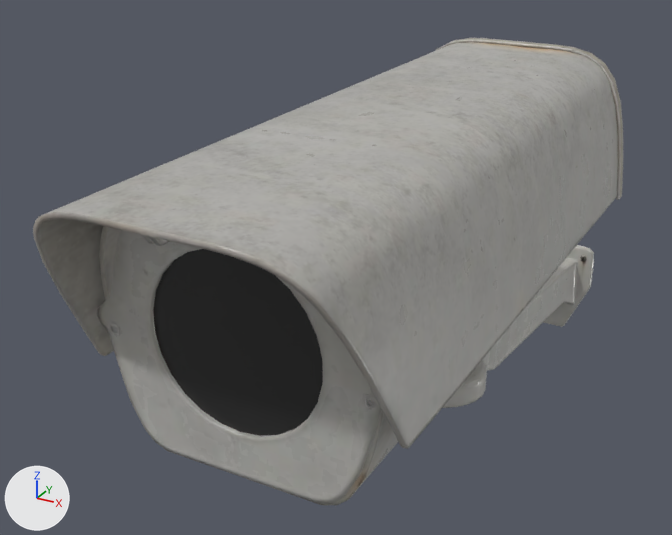
A saved change to the glTF model mcd-sim/public/assets/models/security_camera_01.glb.
Camera for both pictures: a 50 mm camera at (0.212, -0.493, 0.382) aimed at (-0.06, 0.002, 0.135). The lights are fixed; the arrows at lower left show +X, +Y and +Z. The first picture is the older version. Vertices at exactly the same position are counted once.

Before the edit, the objects in view are built like this:
```python
me_security_camera_001 = bpy.data.meshes.new('security_camera.001')
me_security_camera_001.from_pydata(...)  # 7236 vertices, 13571 faces; spans x -0.085..0.085, y -0.25..0.303, z -0.025..0.261
# faces by material slot: [13569, 2]
me_security_camera_001.materials.append(mat_security_camera_01)
me_security_camera_001.materials.append(mat_security_camera_01_glass)
ob_security_camera_01 = bpy.data.objects.new('security_camera_01', me_security_camera_001)
ob_security_camera_01.location = (0.0, 0.0, 0.0)
```
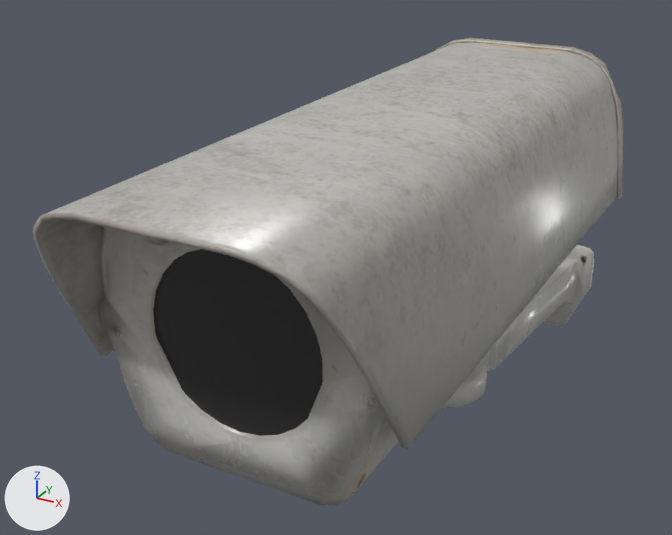
The change, as JSON lines over the scene's bpy script:
```json
{"block": "me_security_camera_001", "where": "# used by ob_security_camera_01; location = (0.0, 0.0, 0.0)"}
{"op": "remove", "block": "me_security_camera_001", "code": "me_security_camera_001.from_pydata(...)  # 7236 vertices, 13571 faces; spans x -0.085..0.085, y -0.25..0.303, z -0.025..0.261"}
{"op": "add", "block": "me_security_camera_001", "code": "me_security_camera_001.from_pydata(...)  # 1951 vertices, 3001 faces; spans x -0.085..0.085, y -0.25..0.303, z -0.025..0.261"}
{"block": "me_security_camera_001", "change": "me_security_camera_001 part 1: 78 vertices moved within x -0.055..0.055, y -0.246..0.3, z -0.017..0.252; 5285 vertices removed from x -0.085..0.085, y -0.25..0.3, z -0.025..0.261"}
```

Pixel boxes [x1, y1, x2, y2] of what changed, in the pictures (672 x 535 px):
```json
{"part": 1, "of": "me_security_camera_001", "change": "cut back", "before": [34, 38, 623, 505], "after": [100, 227, 594, 284], "on screen": "mostly hidden afterwards"}
```
